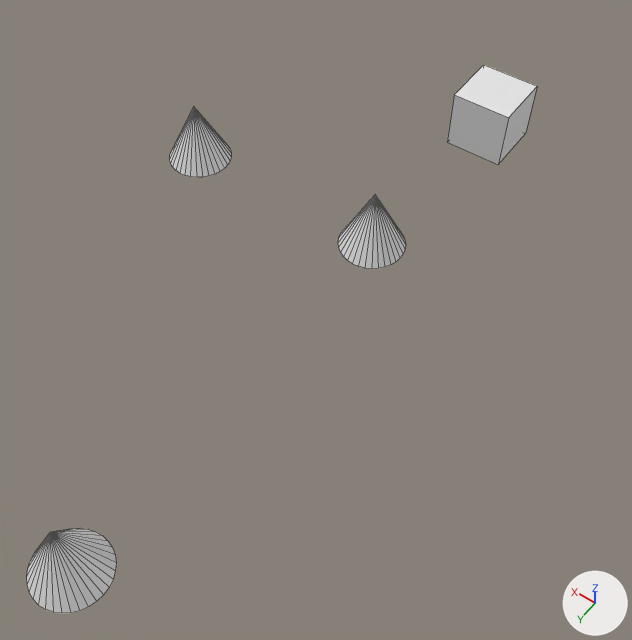
Two versions of the Blender file blender/models/terrain.blend, one commit apart.
The view is the same before and after, from a camera (50 mm lens) standing at (-9.0, 22.9, 19.2) and looking at (0.0, 10.3, -0.7). The axes (+X, +Y, +Z) are drawn at lower right. The lights are the same throughout. Mesh edges are drawn as thin lines.

Script lines for the objects in view, before the commit:
```python
me_cone = bpy.data.meshes.new('Cone')
me_cone.from_pydata(...)  # a 32-sided cone pointing to +z spanning x -1.0..1.0, y -1.0..1.0, z -1.0..1.0
me_cone_001 = bpy.data.meshes.new('Cone.001')
me_cone_001.from_pydata(...)  # a 32-sided cone pointing to +z spanning x -1.0..1.0, y -1.0..1.0, z -1.0..1.0
me_cone_002 = bpy.data.meshes.new('Cone.002')
me_cone_002.from_pydata(...)  # a 32-sided cone pointing to +z spanning x -1.0..1.0, y -1.0..1.0, z -1.0..1.0
me_cube = bpy.data.meshes.new('Cube')
me_cube.from_pydata(...)  # a box spanning x -1.0..1.0, y -1.0..1.0, z -1.0..1.0
me_cube.materials.append(mat_material)  # white #e7e7e7
ob_cone = bpy.data.objects.new('Cone', me_cone)
ob_cone.location = (0.0, 19.77, 1.05)
ob_cone_001 = bpy.data.objects.new('Cone.001', me_cone_001)
ob_cone_001.location = (6.64, 7.39, 1.05)
ob_cone_002 = bpy.data.objects.new('Cone.002', me_cone_002)
ob_cone_002.location = (0.0, 7.39, 1.05)
ob_cube = bpy.data.objects.new('Cube', me_cube)
ob_cube.location = (0.0, 0.0, 0.0)
```
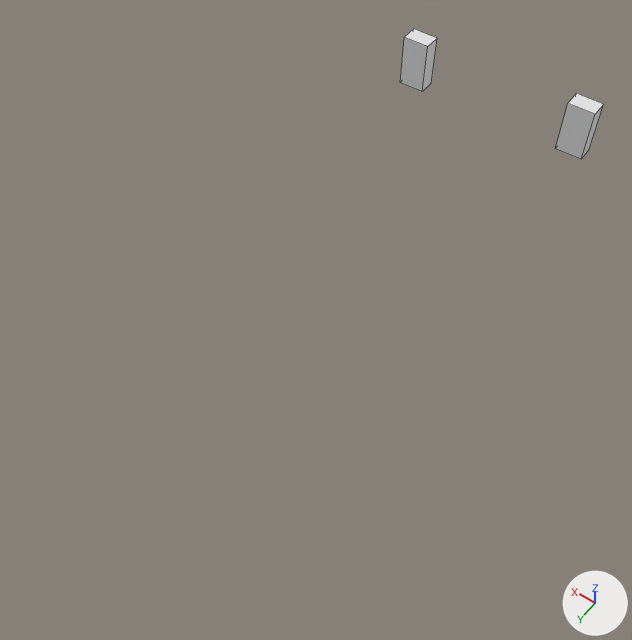
Commit message: Add terrain

Edits to the scene script, one JSON object a line:
```json
{"op": "add", "block": "mat_material_001", "code": ["mat_material_001 = principled_material('Material.001')", "mat_material_001.base_color = (0.8, 0.8, 0.8)  # white #e7e7e7"]}
{"block": "me_cube", "where": "# used by ob_cube; location = (0.0, 0.0, 0.0)"}
{"op": "remove", "block": "me_cube", "code": "me_cube.from_pydata(...)  # 8 vertices, 6 faces; spans x -1.0..1.0, y -1.0..1.0, z -1.0..1.0"}
{"op": "remove", "block": "me_cube", "code": "me_cube.materials.append(mat_material)  # white #e7e7e7"}
{"op": "add", "block": "me_cube", "code": "me_cube.from_pydata(...)  # 8 vertices, 6 faces; spans x -0.46..0.46, y -0.3..0.3, z 0.0..1.83"}
{"block": "me_cube", "change": "me_cube part 1: the whole mesh is rebuilt"}
{"op": "add", "block": "me_cube", "code": "me_cube.materials.append(mat_material_001)  # white #e7e7e7"}
{"op": "add", "block": "me_cube_002", "code": ["me_cube_002 = bpy.data.meshes.new('Cube.002')", "me_cube_002.from_pydata(...)  # a box spanning x -0.46..0.46, y -0.3..0.3, z 0.0..1.83", "me_cube_002.materials.append(mat_material_001)  # white #e7e7e7"]}
{"op": "set", "path": "ob_cube.location", "old": "(0.0, 0.0, 0.0)", "new": "(-3.0, 0.0, 0.0)"}
{"op": "remove", "block": "ob_cone", "code": ["ob_cone = bpy.data.objects.new('Cone', me_cone)", "ob_cone.location = (0.0, 19.77, 1.05)"]}
{"op": "remove", "block": "ob_cone_001", "code": ["ob_cone_001 = bpy.data.objects.new('Cone.001', me_cone_001)", "ob_cone_001.location = (6.64, 7.39, 1.05)"]}
{"op": "remove", "block": "ob_cone_002", "code": ["ob_cone_002 = bpy.data.objects.new('Cone.002', me_cone_002)", "ob_cone_002.location = (0.0, 7.39, 1.05)"]}
{"op": "add", "block": "ob_cube_001", "code": ["ob_cube_001 = bpy.data.objects.new('Cube.001', me_cube_002)", "ob_cube_001.location = (3.0, 0.0, 0.0)"]}
```

Boxes [x1, y1, x2, y2] around the edits, measured in the pictures (632 x 640 px):
```json
{"object": "Cube", "change": "reshaped, moved", "before": [447, 65, 537, 165], "after": [556, 93, 603, 159], "on screen": "47% narrower, 34% shorter"}
{"object": "Cone", "change": "deleted", "before": [27, 529, 116, 614]}
{"object": "Cone.002", "change": "deleted", "before": [338, 194, 405, 269]}
{"object": "Cone.001", "change": "deleted", "before": [170, 107, 231, 177]}
{"object": "Cube.001", "change": "added", "after": [400, 29, 437, 92]}
```
